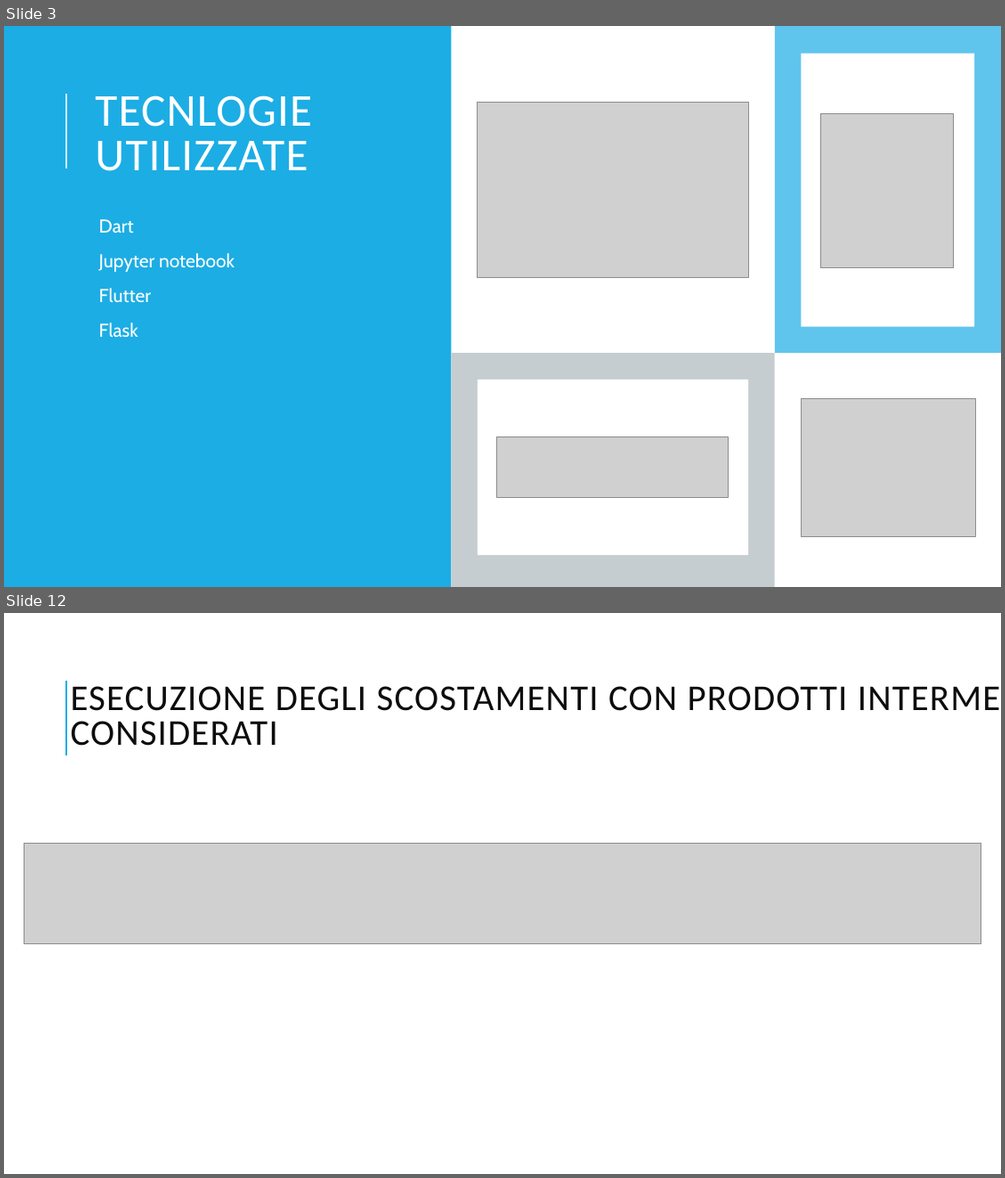
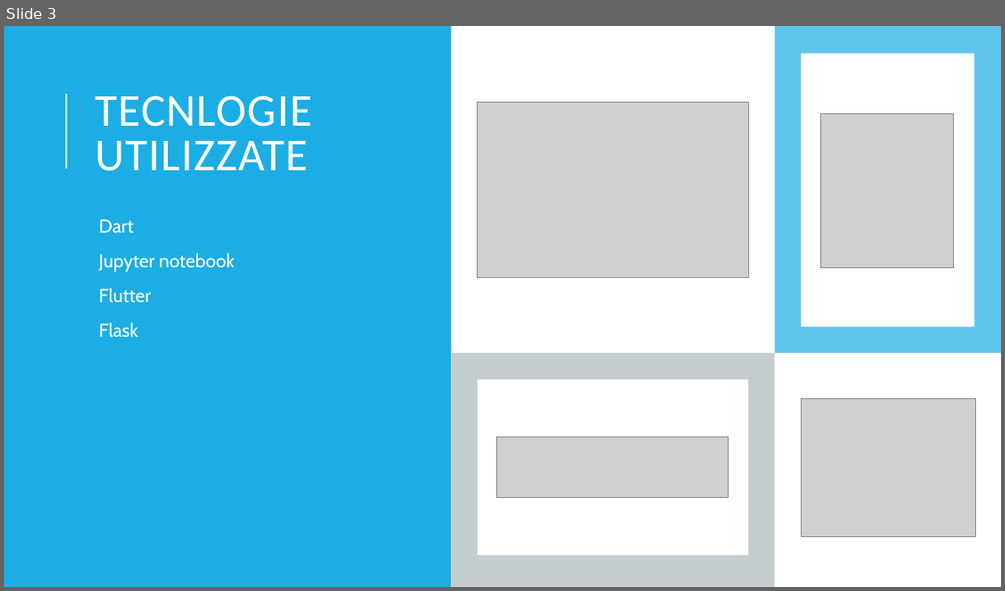
Before and after one commit to VinciGit00/SCGProject, a slide deck: Document/PresentazioneProgetto.pptx. Shown one above the other, each under a label of ours: slides 3 and 12 before the commit, slide 3 after it; the slides between them are not shown. The pictures are 1005x1178 and 1005x591 pixels, drawn with LibreOffice and Linux fonts; fonts in the diff are those of the drawing; grey boxes stand for pictures. Boxes give left, top, right and bottom in pixels: in the first picture for what was removed or moved away, otherwise in the second. Text is boxed around its words. In the diff, an @@ line names an element or a change of style, - is before the commit and + after.

```diff
--- a/Document/PresentazioneProgetto.pptx
+++ b/Document/PresentazioneProgetto.pptx
@@ slide 12 removed at (4,613,1001,1174), background #FFFFFF @@
@@ line removed from (66, 755) to (66, 681) @@
@@ title removed at (71,686,848,746) @@
-ESECUZIONE DEGLI SCOSTAMENTI CON PRODOTTI INTERMEDI CONSIDERATI
@@ picture removed at (24,844,981,943) @@
```
Also in this commit, not shown: 12 slides changed, 7 slides added, 7 other slides removed, 6 other files.
